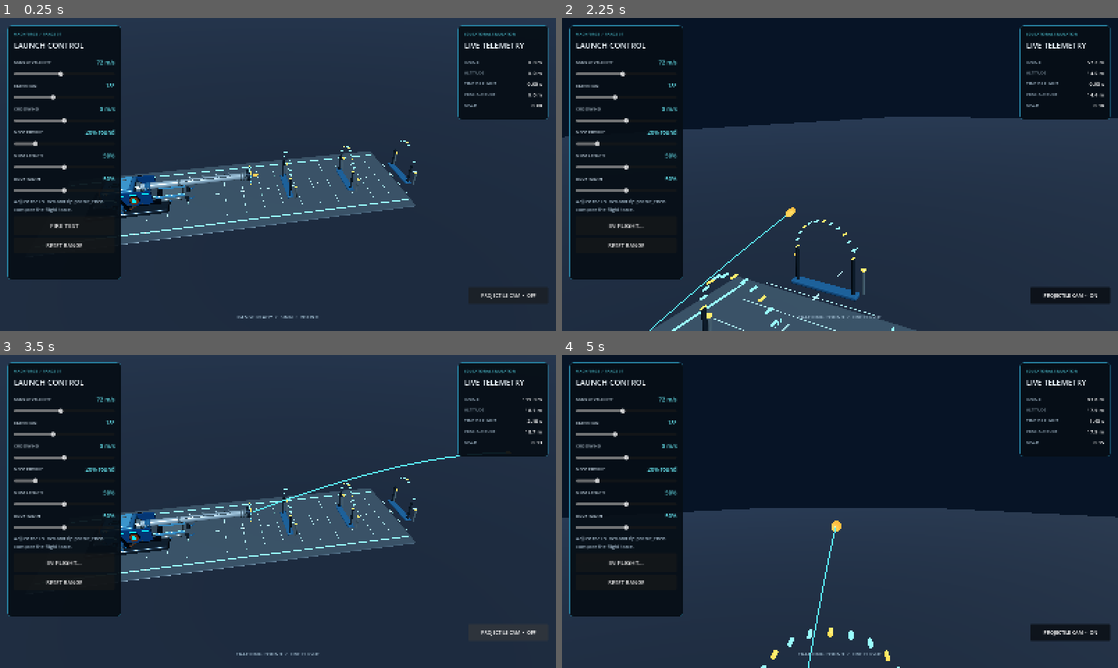
Above: before the commit, frames 1-4 (two rows, left to right).
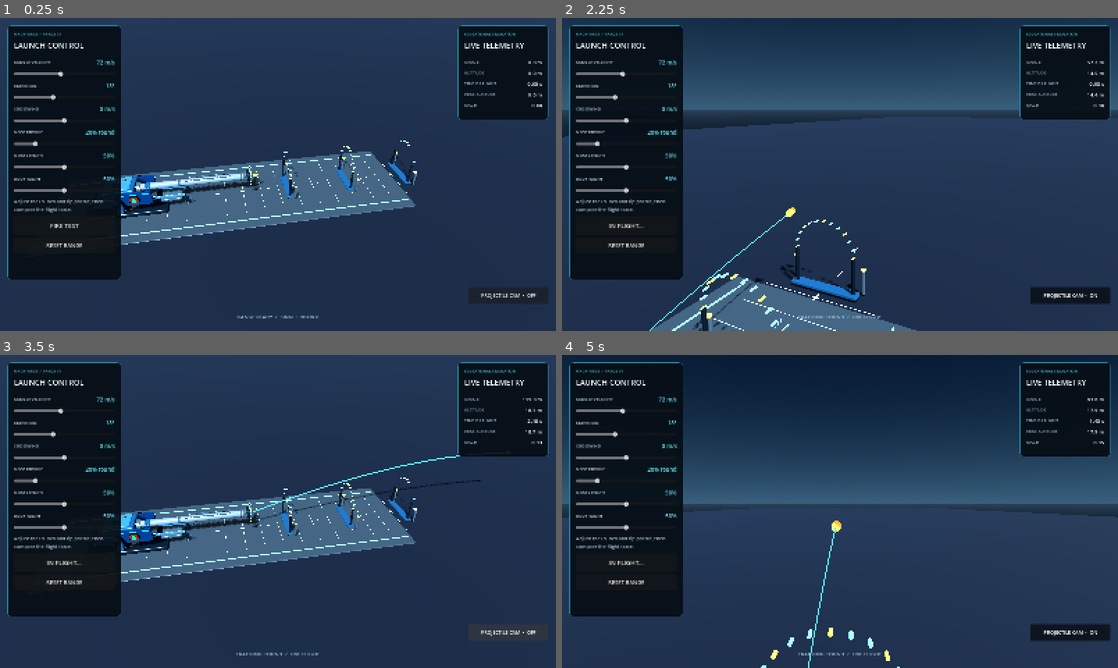
Above: after the commit, the same moments.

Repository: tpylman90-ctrl/MachForgeFun
Game: Godot game, scene res://scenes/range.tscn
The game is run twice, just before and just after one commit, with the same random seed, the same clock (stepped at 60 frames per second) and the same inputs.
Inputs:
- Up to frame 1 (0.25 s): no input
- Up to frame 2 (2.25 s): click "FIRE TEST" at 0.5 s; click "IN FLIGHT…" at 1.25 s; click "PROJECTILE CAM • OFF" at 2 s
- Up to frame 3 (3.5 s): click "PROJECTILE CAM • ON" at 2.75 s
- Up to frame 4 (5 s): click "IN FLIGHT…" at 3.5 s; click "PROJECTILE CAM • OFF" at 4.25 s

The runs differ from the first frame. In frame 1, 9.4% of the frame differs, in the area x 21-75%, y 39-73%; in frame 2, 26%; in frame 3, 9.3%; in frame 4, 26%, in the area x 0-100%, y 3-100%.

Commit message:
Restore dusk sky and range lighting

Diff:
--- a/scripts/range_game.gd
+++ b/scripts/range_game.gd
@@ -72,8 +72,15 @@
 func _setup_world() -> void:
 	var world := WorldEnvironment.new()
 	var environment := Environment.new()
-	environment.background_mode = Environment.BG_COLOR
-	environment.background_color = Color("071426")
+	environment.background_mode = Environment.BG_SKY
+	var sky := Sky.new()
+	var sky_material := ProceduralSkyMaterial.new()
+	sky_material.sky_top_color = Color("071426")
+	sky_material.sky_horizon_color = Color("304c61")
+	sky_material.ground_bottom_color = Color("101a27")
+	sky_material.ground_horizon_color = Color("263747")
+	sky.sky_material = sky_material
+	environment.sky = sky
 	environment.ambient_light_source = Environment.AMBIENT_SOURCE_COLOR
 	environment.ambient_light_color = Color("8299aa")
 	environment.ambient_light_energy = 0.55
@@ -84,7 +91,7 @@
 	sun.rotation_degrees = Vector3(-48, -28, 0)
 	sun.light_color = Color("c8e5ff")
 	sun.light_energy = 1.4
-	sun.shadow_enabled = false
+	sun.shadow_enabled = true
 	add_child(sun)
 
 
